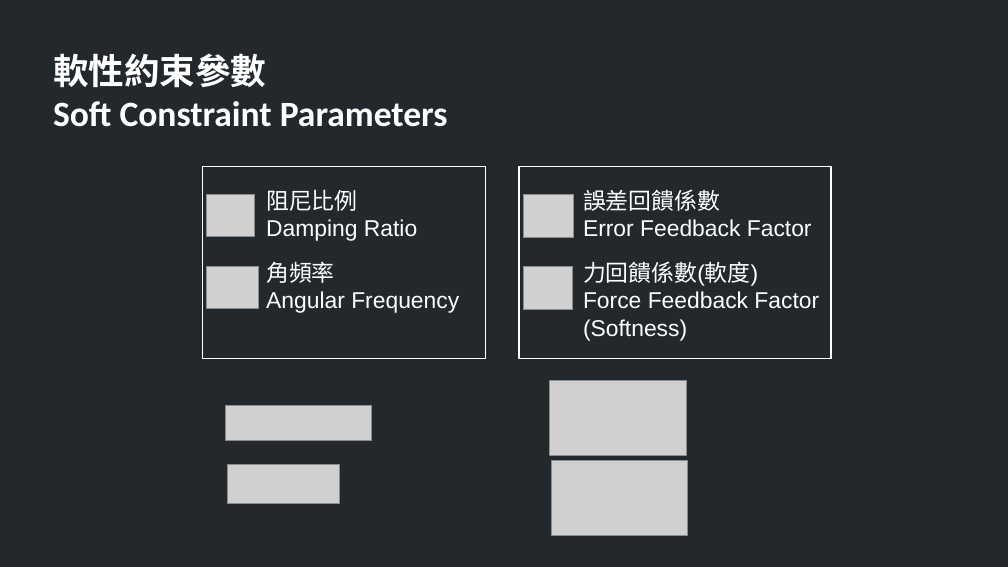
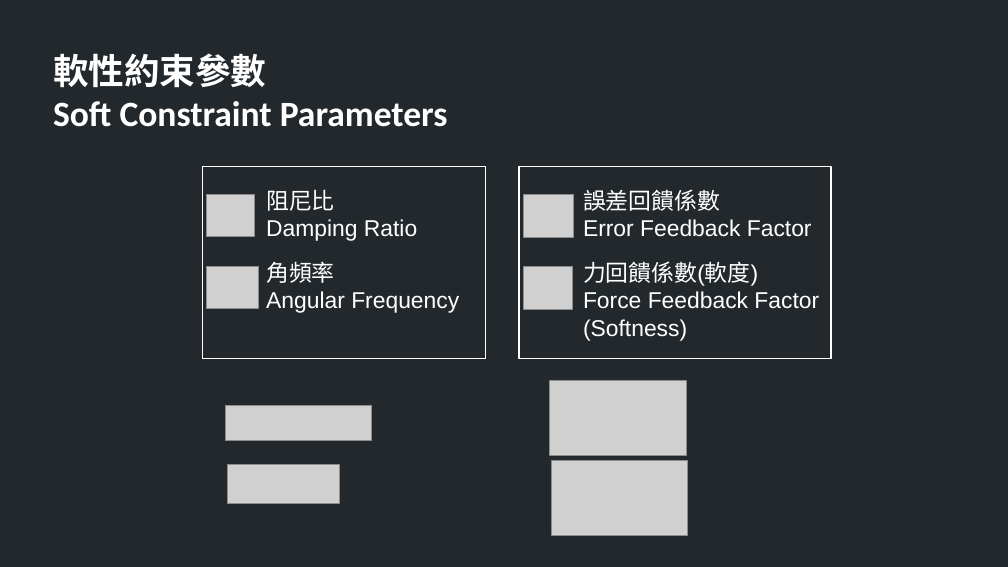
Before and after one commit to TheAllenChou/unity-physics-constraints, a slide deck: slide 8 of slides/03-soft-constraints-mandarin.odp. Drawn at 1008x567 pixels with LibreOffice and Linux fonts; fonts in the diff are those of the drawing; grey boxes stand for pictures. Boxes give left, top, right and bottom in pixels: in the first picture for what was removed or moved away, otherwise in the second. Text is boxed around its words. In the diff, an @@ line names an element or a change of style, - is before the commit and + after.

Commit message:
Slides.

```diff
--- a/slides/03-soft-constraints-mandarin.odp
+++ b/slides/03-soft-constraints-mandarin.odp
@@ text at [266,189,335,211]: text changed @@
-阻尼比例
+阻尼比
```
Also in this commit, not shown: 2 other slides changed.
